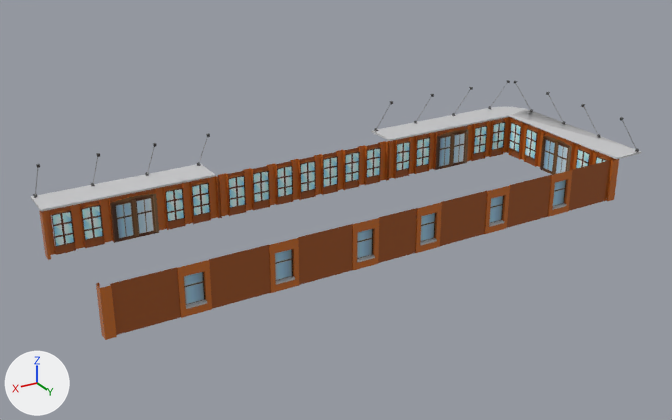
The FBX model Assets/fbxStorage/Buildings/Small1/BuildingSmall1_1.fbx as it was, and as the next commit left it.
Camera for both pictures: a camera (50 mm lens) standing at (48.8, 78.7, 41.6) and looking at (0.7, -1.6, 1.4). Arrows for +X, +Y and +Z are at lower left; the lights stay in place. Vertices at the same position are counted once.

Objects in the first picture: 'BuildingSmall1_1'.
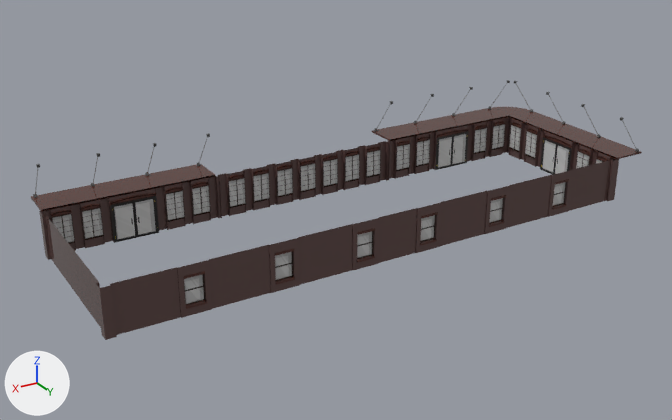
The change in detail:
Picture 'Windows2_Tex.png' (img_windows2_tex_png) is new.
Picture 'Door2_Tex.png' (img_door2_tex_png) is new.
Material 'Concrete8_Mat' (mat_concrete8_mat) is new.
Its base color is (0.0857, 0.0277, 0.0203) (brown #532e27).
Its roughness is 0.0.
Material 'Windows2_Mat' (mat_windows2_mat) is new.
Its texture is img_windows2_tex_png.
Material 'Brick2_Mat' (mat_brick2_mat) is new.
Its base color is (0.107, 0.0604, 0.0565) (brown #5c4643).
Its roughness is 0.0.
Material 'Door2_Mat' (mat_door2_mat) is new.
Its texture is img_door2_tex_png.
me_plane_020 is used by ob_buildingsmall1_1; location (0.0, 0.0, 0.0).
me_plane_020 had 1410 vertices, 741 faces and spanned x -34.0..30.3, y -13.2..9.5, z 0.0..9.8.
me_plane_020 now has 2174 vertices, 1224 faces and spans x -34.0..30.3, y -13.2..9.5, z 0.0..9.8.
me_plane_020 part 1: the loose piece of 8 vertices spanning x -29.8, y -8.5..-6.5, z 1.0..4.7 is rebuilt with 4 vertices and now spans x -29.8, y -8.5..-6.5, z 1.1..4.3, in mat_windows2_mat (picture img_windows2_tex_png).
me_plane_020 part 2: the loose piece of 8 vertices spanning x -29.8, y -5.5..-3.5, z 1.0..4.7 is rebuilt with 4 vertices and now spans x -29.8, y -5.5..-3.5, z 1.1..4.3, in mat_windows2_mat (picture img_windows2_tex_png).
me_plane_020 part 3: the loose piece of 8 vertices spanning x -17.3..-15.3, y -9.0, z 1.0..4.7 is rebuilt with 4 vertices and now spans x -17.3..-15.3, y -9.0, z 1.1..4.3, in mat_windows2_mat (picture img_windows2_tex_png).
me_plane_020 part 4: 106 vertices removed from x -29.8..29.3, y -9.2..8.5, z 0.0..5.0; 832 vertices added at x -30.1..29.3, y -9.3..9.4, z 0.0..5.0.
me_plane_020 part 5: 20 vertices added at x -4.8..4.8, y 9.0..9.4, z 0.0..5.0.
me_plane_020 part 6: 20 vertices added at x 11.8..23.3, y 9.0..9.4, z 0.0..5.0.
me_plane_020 part 7: 10 vertices added at x -14.3..-11.8, y 9.0..9.4, z 0.0..5.0.
me_plane_020 part 8: 245 faces spanning x -30.3..30.3, y -9.5..9.5, z 0.0..5.0 switch from mat_a_location (picture img_a_location_tex_jpg) to mat_brick2_mat (brown #5c4643).
me_plane_020 part 9: 50 faces spanning x -34.0..30.2, y -13.2..9.4, z 0.8..5.2 switch from mat_a_location (picture img_a_location_tex_jpg) to mat_concrete8_mat (brown #532e27).
me_plane_020 now uses material mat_windows2_mat (picture img_windows2_tex_png).
me_plane_020 now uses material mat_door2_mat (picture img_door2_tex_png).

Location of each change, [x1, y1, x2, y2] in pixels of the pictures (672 x 420 px):
part 1 of me_plane_020, rebuilt (10% shorter): before [509, 122, 521, 152]; after [509, 124, 521, 151]
part 2 of me_plane_020, rebuilt (10% shorter): before [525, 129, 537, 159]; after [525, 131, 537, 158]
part 3 of me_plane_020, rebuilt (10% shorter): before [416, 137, 430, 167]; after [416, 139, 430, 166]
part 4 of me_plane_020, built on: before [50, 118, 609, 254]; after [50, 118, 609, 244]
part 5 of me_plane_020, added: after [357, 208, 438, 263]
part 6 of me_plane_020, added: after [177, 249, 294, 313]
part 7 of me_plane_020, added: after [489, 185, 510, 223]
part 8 of me_plane_020, recoloured (brown to black): [39, 117, 619, 340] in both
part 9 of me_plane_020, recoloured (grey to brown): [31, 107, 642, 309] in both
